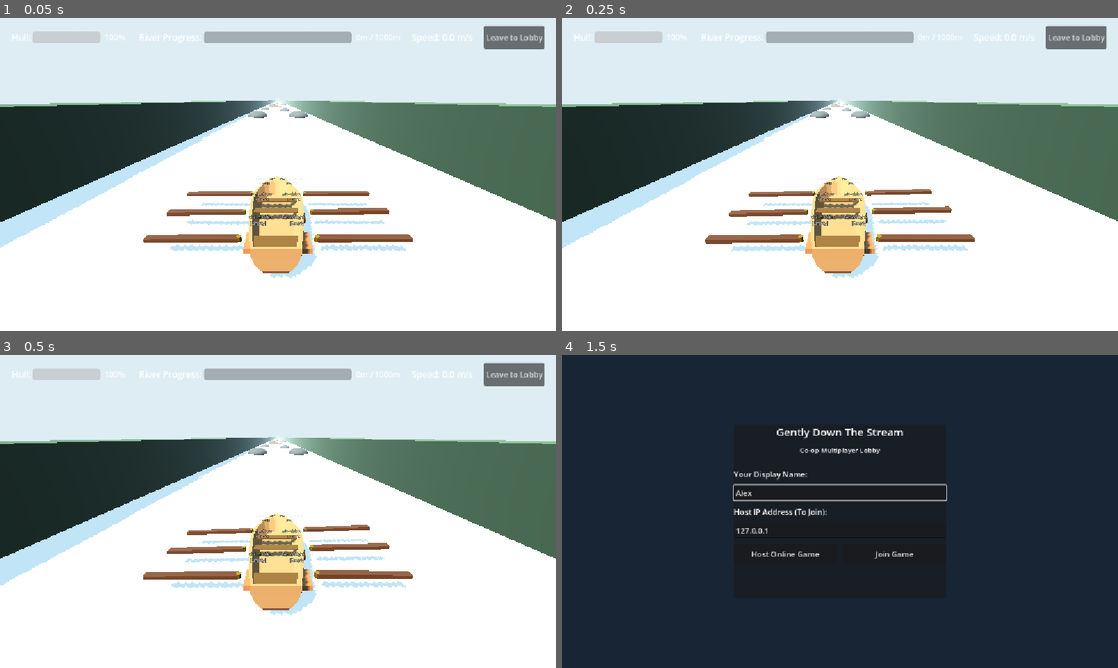
Above: before the commit, frames 1-4 (two rows, left to right).
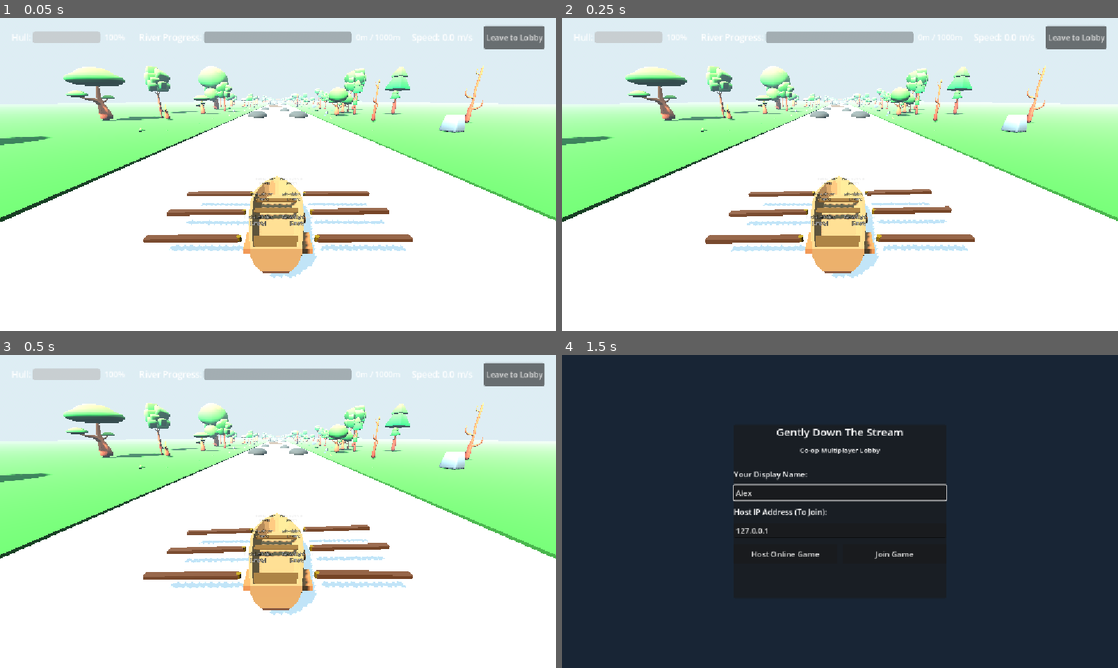
Above: after the commit, the same moments.

Repository: Calpringles/StrathPlay-StrathHack26-team-6
Game: Godot game, scene res://river.tscn
Two runs of this game, one before a commit and one after it. Both use one fixed random seed, a clock stepped at 60 frames per second and the inputs below. This scene is started directly instead of the project's main scene.
Inputs (mouse positions are in pixels of both pictures, inside the frame that each line leads up to):
- Up to frame 1 (0.05 s): no input
- Up to frame 2 (0.25 s): no input
- Up to frame 3 (0.5 s): no input
- Up to frame 4 (1.5 s): click "Leave to Lobby" at 0.5 s; click (840, 492) at 1.27 s; type "Alex" at 1.35 s

The runs differ from the first frame. In frame 1, 23% of the frame differs, in the area x 0-100%, y 15-74%; in frame 2, 23%; in frame 3, 23%; in frame 4, nothing differs.

Commit message:
Create Terrain

Diff:
--- a/gently-down-the-stream/river.gd
+++ b/gently-down-the-stream/river.gd
@@ -48,6 +48,7 @@
 	_create_river_bed_and_water()
 	_create_river_banks()
 	_generate_obstacles()
+	_decorate_banks()
 	_create_finish_line()
 	_create_hud()
 
@@ -170,34 +171,308 @@
 	bed_mesh_inst.position = Vector3(0.0, -1.8, -(RIVER_LENGTH / 2.0))
 	add_child(bed_mesh_inst)
 
+# Mathematical terrain height function so trees, props, and ground mesh share the EXACT same elevation
+func get_ground_height(x: float, z: float) -> float:
+	var dist_from_river = absf(x) - (RIVER_WIDTH / 2.0)
+	if dist_from_river <= 0.0:
+		return 0.0 # River channel stays level with water surface
+
+	# The surrounding banks are intentionally one continuous, flat grass plane.
+	# Keeping this function shared means every decoration is placed on exactly
+	# the same level as the terrain mesh.
+	return 0.12
+
 func _create_river_banks() -> void:
-	# Left and Right canyon banks with colliders
 	var bank_mat: StandardMaterial3D = StandardMaterial3D.new()
-	bank_mat.albedo_color = Color("#3e4a36") # Rocky mossy cliffs
-	bank_mat.roughness = 0.9
+	bank_mat.albedo_color = Color("#42732e") # Lush green grassy landscape
+	bank_mat.roughness = 0.88
 
 	var bank_half_x: float = RIVER_WIDTH / 2.0 # 9.0
-	var bank_thickness: float = 6.0
-	var bank_height: float = 4.0
-
+	const TERRAIN_WIDTH: float = 250.0          # 250m of flat grassland on each side
+	const TERRAIN_X_STEPS: int = 8
+	const TERRAIN_Z_STEPS: int = 80
+	var z_total_len: float = RIVER_LENGTH + 300.0
+
+	# 1. Low shoreline collision boundary so the boat physically stays contained in the river
+	var bank_thickness: float = 4.0
+	var bank_height: float = 0.8
 	for side in [-1.0, 1.0]:
 		var bank_body: StaticBody3D = StaticBody3D.new()
-		bank_body.name = "Bank_Left" if side < 0 else "Bank_Right"
-		bank_body.position = Vector3(side * (bank_half_x + bank_thickness / 2.0), bank_height / 2.0 - 0.5, -(RIVER_LENGTH / 2.0))
+		bank_body.name = "Bank_Collider_Left" if side < 0 else "Bank_Collider_Right"
+		bank_body.position = Vector3(side * (bank_half_x + bank_thickness / 2.0), 0.0, -(RIVER_LENGTH / 2.0))
 		add_child(bank_body)
 
 		var col: CollisionShape3D = CollisionShape3D.new()
 		var col_box: BoxShape3D = BoxShape3D.new()
-		col_box.size = Vector3(bank_thickness, bank_height, RIVER_LENGTH + 200.0)
+		col_box.size = Vector3(bank_thickness, bank_height, z_total_len)
 		col.shape = col_box
 		bank_body.add_child(col)
 
-		var mesh_inst: MeshInstance3D = MeshInstance3D.new()
-		var box_mesh: BoxMesh = BoxMesh.new()
-		box_mesh.size = Vector3(bank_thickness, bank_height, RIVER_LENGTH + 200.0)
-		mesh_inst.mesh = box_mesh
-		mesh_inst.material_override = bank_mat
-		bank_body.add_child(mesh_inst)
+	# 2. Procedural continuous rolling terrain meshes on Left and Right sides
+	for side in [-1.0, 1.0]:
+		var st = SurfaceTool.new()
+		st.begin(Mesh.PRIMITIVE_TRIANGLES)
+		st.set_material(bank_mat)
+
+		for zi in range(TERRAIN_Z_STEPS):
+			var z0 = 50.0 - (float(zi) / float(TERRAIN_Z_STEPS)) * z_total_len
+			var z1 = 50.0 - (float(zi + 1) / float(TERRAIN_Z_STEPS)) * z_total_len
+
+			for xi in range(TERRAIN_X_STEPS):
+				var tx0 = float(xi) / float(TERRAIN_X_STEPS)
+				var tx1 = float(xi + 1) / float(TERRAIN_X_STEPS)
+
+				var x0_dist = bank_half_x + tx0 * TERRAIN_WIDTH
+				var x1_dist = bank_half_x + tx1 * TERRAIN_WIDTH
+
+				var p0_x = side * x0_dist
+				var p1_x = side * x1_dist
+
+				var p00 = Vector3(p0_x, get_ground_height(p0_x, z0), z0)
+				var p10 = Vector3(p1_x, get_ground_height(p1_x, z0), z0)
+				var p01 = Vector3(p0_x, get_ground_height(p0_x, z1), z1)
+				var p11 = Vector3(p1_x, get_ground_height(p1_x, z1), z1)
+
+				var uv00 = Vector2(tx0, z0 * 0.05)
+				var uv10 = Vector2(tx1, z0 * 0.05)
+				var uv01 = Vector2(tx0, z1 * 0.05)
+				var uv11 = Vector2(tx1, z1 * 0.05)
+
+				if side > 0.0:
+					st.set_uv(uv00); st.add_vertex(p00)
+					st.set_uv(uv10); st.add_vertex(p10)
+					st.set_uv(uv01); st.add_vertex(p01)
+
+					st.set_uv(uv10); st.add_vertex(p10)
+					st.set_uv(uv11); st.add_vertex(p11)
+					st.set_uv(uv01); st.add_vertex(p01)
+				else:
+					st.set_uv(uv10); st.add_vertex(p10)
+					st.set_uv(uv00); st.add_vertex(p00)
+					st.set_uv(uv01); st.add_vertex(p01)
+
+					st.set_uv(uv11); st.add_vertex(p11)
+					st.set_uv(uv10); st.add_vertex(p10)
+					st.set_uv(uv01); st.add_vertex(p01)
+
+		st.generate_normals()
+		var terrain_mesh = st.commit()
+		var terrain_inst = MeshInstance3D.new()
+		terrain_inst.name = "Terrain_Left" if side < 0 else "Terrain_Right"
+		terrain_inst.mesh = terrain_mesh
+		terrain_inst.material_override = bank_mat
+		add_child(terrain_inst)
+
+		# Solid flat grass slab. This guarantees the extended bank is visible
+		# from every camera angle, including from below the one-sided terrain
+		# surface generated above.
+		var flat_ground := MeshInstance3D.new()
+		flat_ground.name = "FlatGrassPlane_Left" if side < 0 else "FlatGrassPlane_Right"
+		var flat_mesh := BoxMesh.new()
+		flat_mesh.size = Vector3(TERRAIN_WIDTH, 0.24, z_total_len)
+		flat_ground.mesh = flat_mesh
+		flat_ground.material_override = bank_mat
+		flat_ground.position = Vector3(
+			side * (bank_half_x + TERRAIN_WIDTH * 0.5),
+			0.0,
+			-(RIVER_LENGTH / 2.0)
+		)
+		add_child(flat_ground)
+
+		# Match physics to the generated terrain so props and the boat never pass
+		# through a flat invisible plane beneath the hills.
+		var terrain_body := StaticBody3D.new()
+		terrain_body.name = "TerrainCollision_Left" if side < 0 else "TerrainCollision_Right"
+		var terrain_shape := CollisionShape3D.new()
+		var concave := ConcavePolygonShape3D.new()
+		concave.set_faces(terrain_mesh.get_faces())
+		terrain_shape.shape = concave
+		terrain_body.add_child(terrain_shape)
+		add_child(terrain_body)
+
+func _settle_decoration(inst: Node3D, x: float, z: float) -> void:
+	# Asset pivots are inconsistent: some are at the feet, others at the
+	# mesh centre. Imported FBX files also contain nested transforms, so the
+	# bounds must be measured in world space rather than by local offsets.
+	var lowest := INF
+	var stack: Array[Node] = [inst]
+	while not stack.is_empty():
+		var node: Node = stack.pop_back()
+		if node is MeshInstance3D:
+			var mesh_node := node as MeshInstance3D
+			if mesh_node.mesh != null:
+				var aabb := mesh_node.get_aabb()
+				# Test all eight corners because imported meshes may be rotated.
+				for corner in [
+					Vector3(aabb.position.x, aabb.position.y, aabb.position.z),
+					Vector3(aabb.end.x, aabb.position.y, aabb.position.z),
+					Vector3(aabb.position.x, aabb.end.y, aabb.position.z),
+					Vector3(aabb.end.x, aabb.end.y, aabb.position.z),
+					Vector3(aabb.position.x, aabb.position.y, aabb.end.z),
+					Vector3(aabb.end.x, aabb.position.y, aabb.end.z),
+					Vector3(aabb.position.x, aabb.end.y, aabb.end.z),
+					Vector3(aabb.end.x, aabb.end.y, aabb.end.z)
+				]:
+					lowest = minf(lowest, (mesh_node.global_transform * corner).y)
+		for child in node.get_children():
+			stack.append(child)
+	if lowest == INF:
+		lowest = 0.0
+	# The asset is initially placed at the terrain height. Move its lowest
+	# world-space point onto that same height, leaving a tiny safety margin.
+	inst.position.y += get_ground_height(x, z) - lowest + 0.02
+
+func _decorate_banks() -> void:
+	const ASSET_BASE = "res://Game-Assets/GameWorld-Assets/fbx/"
+	const DECO_SEED: int = 77341
+
+	# --- Asset lists by category ---
+	var tree_assets: Array[String] = [
+		"Tree_1_A_Color1.fbx", "Tree_1_B_Color1.fbx", "Tree_1_C_Color1.fbx",
+		"Tree_2_A_Color1.fbx", "Tree_2_B_Color1.fbx", "Tree_2_C_Color1.fbx",
+		"Tree_2_D_Color1.fbx", "Tree_3_A_Color1.fbx", "Tree_3_B_Color1.fbx",
+		"Tree_4_A_Color1.fbx", "Tree_4_B_Color1.fbx",
+		"Tree_Bare_1_A_Color1.fbx", "Tree_Bare_1_B_Color1.fbx",
+		"Tree_Bare_2_A_Color1.fbx", "Tree_Bare_2_B_Color1.fbx",
+	]
+	var bush_assets: Array[String] = [
+		"Bush_1_A_Color1.fbx", "Bush_1_B_Color1.fbx", "Bush_1_C_Color1.fbx",
+		"Bush_1_D_Color1.fbx", "Bush_2_A_Color1.fbx", "Bush_2_B_Color1.fbx",
+		"Bush_3_A_Color1.fbx", "Bush_3_B_Color1.fbx",
+		"Bush_4_A_Color1.fbx", "Bush_4_B_Color1.fbx",
+	]
+	var rock_assets: Array[String] = [
+		"Rock_1_A_Color1.fbx", "Rock_1_B_Color1.fbx", "Rock_1_C_Color1.fbx",
+		"Rock_1_D_Color1.fbx", "Rock_2_A_Color1.fbx", "Rock_2_B_Color1.fbx",
+		"Rock_2_C_Color1.fbx", "Rock_3_A_Color1.fbx", "Rock_3_B_Color1.fbx",
+		"Rock_3_C_Color1.fbx",
+	]
+	var grass_assets: Array[String] = [
+		"Grass_1_A_Color1.fbx", "Grass_1_B_Color1.fbx",
+		"Grass_2_A_Color1.fbx", "Grass_2_B_Color1.fbx",
+	]
+
+	# Pre-load all assets that actually exist on disk
+	var loaded: Dictionary = {}
+	for arr in [tree_assets, bush_assets, rock_assets, grass_assets]:
+		for filename in arr:
+			var path = ASSET_BASE + filename
+			if not loaded.has(filename) and ResourceLoader.exists(path):
+				loaded[filename] = load(path)
+
+	if loaded.is_empty():
+		push_warning("_decorate_banks: No GameWorld-Assets found at %s" % ASSET_BASE)
+		return
+
+	var deco_root: Node3D = Node3D.new()
+	deco_root.name = "BankDecoration"
+	add_child(deco_root)
+
+	var rng: RandomNumberGenerator = RandomNumberGenerator.new()
+	rng.seed = DECO_SEED
+
+	# River half-width is 9m. Banks start just outside that.
+	# Left bank is at X < -9, Right bank is at X > 9
+	# We place decoration in rows stepping down Z (downstream = -Z)
+	const BANK_START_X: float = 10.5    # Edge of water channel
+	const BANK_NEAR_X: float = 14.0     # Close shoreline strip (bushes/grass/small rocks)
+	const BANK_MID_X: float = 22.0      # Mid-bank (main trees and rocks)
+	const BANK_FAR_X: float = 36.0      # Far hillside (tall trees)
+	const Z_START: float = 20.0         # Start decorating 20m in front of spawn
+	const Z_STEP_NEAR: float = 8.0      # Spacing for close shoreline items
+	const Z_STEP_MID: float = 14.0      # Spacing for mid-bank trees
+	const Z_STEP_FAR: float = 22.0      # Spacing for far hill trees
+
+	for side_sign in [-1.0, 1.0]:
+		var z: float = -Z_START
+
+		# --- NEAR SHORELINE: grass tufts and small rocks hugging the water ---
+		z = -Z_START
+		while z > -(RIVER_LENGTH - 30.0):
+			var category = rng.randi_range(0, 2)
+			var asset_name: String = ""
+			if category == 0:
+				# Grass tuft
+				asset_name = grass_assets[rng.randi_range(0, grass_assets.size() - 1)]
+			elif category == 1:
+				# Small bush right at the waterline
+				asset_name = bush_assets[rng.randi_range(0, 3)]  # Bush_1 variety
+			else:
+				# Small shoreline rock
+				asset_name = rock_assets[rng.randi_range(0, rock_assets.size() - 1)]
+
+			if loaded.has(asset_name):
+				var inst: Node3D = (loaded[asset_name] as PackedScene).instantiate()
+				var x_pos = side_sign * rng.randf_range(BANK_START_X, BANK_NEAR_X)
+				var ground_y = get_ground_height(x_pos, z)
+				inst.position = Vector3(x_pos, ground_y, z)
+				inst.rotation_degrees.y = rng.randf_range(0.0, 360.0)
+				var scl = rng.randf_range(0.55, 1.0)
+				inst.scale = Vector3(scl, scl, scl)
+				deco_root.add_child(inst)
+				_settle_decoration(inst, x_pos, z)
+
+			z -= Z_STEP_NEAR + rng.randf_range(-2.0, 2.0)
+
+		# --- MID BANK: main trees, larger bushes, and boulders ---
+		z = -Z_START
+		while z > -(RIVER_LENGTH - 30.0):
+			var category = rng.randi_range(0, 3)
+			var asset_name: String = ""
+			if category == 0 or category == 1:
+				# Leafy tree (most common)
+				asset_name = tree_assets[rng.randi_range(0, tree_assets.size() - 1)]
+			elif category == 2:
+				# Dense bush cluster
+				asset_name = bush_assets[rng.randi_range(0, bush_assets.size() - 1)]
+			else:
+				# Mid-size boulder
+				asset_name = rock_assets[rng.randi_range(0, rock_assets.size() - 1)]
+
+			if loaded.has(asset_name):
+				var inst: Node3D = (loaded[asset_name] as PackedScene).instantiate()
+				var x_pos = side_sign * rng.randf_range(BANK_NEAR_X, BANK_MID_X)
+				var ground_y = get_ground_height(x_pos, z)
+				inst.position = Vector3(x_pos, ground_y, z)
+				inst.rotation_degrees.y = rng.randf_range(0.0, 360.0)
+				var scl = rng.randf_range(0.9, 1.5)
+				inst.scale = Vector3(scl, scl, scl)
+				deco_root.add_child(inst)
+				_settle_decoration(inst, x_pos, z)
+
+			# Occasionally add a second tree right next to the first (tree cluster)
+			if rng.randf() < 0.35:
+				var twin_name = tree_assets[rng.randi_range(0, tree_assets.size() - 1)]
+				if loaded.has(twin_name):
+					var twin: Node3D = (loaded[twin_name] as PackedScene).instantiate()
+					var twin_z = z + rng.randf_range(-4.0, 4.0)
+					var x_twin = side_sign * rng.randf_range(BANK_NEAR_X + 2.0, BANK_MID_X + 4.0)
+					var twin_ground_y = get_ground_height(x_twin, twin_z)
+					twin.position = Vector3(x_twin, twin_ground_y, twin_z)
+					twin.rotation_degrees.y = rng.randf_range(0.0, 360.0)
+					var scl2 = rng.randf_range(0.8, 1.3)
+					twin.scale = Vector3(scl2, scl2, scl2)
+					deco_root.add_child(twin)
+					_settle_decoration(twin, x_twin, twin_z)
+
+			z -= Z_STEP_MID + rng.randf_range(-3.0, 3.0)
+
+		# --- FAR HILLSIDE: tall trees creating a dense horizon silhouette ---
+		z = -Z_START * 0.5
+		while z > -(RIVER_LENGTH - 20.0):
+			var asset_name = tree_assets[rng.randi_range(0, tree_assets.size() - 1)]
+			if loaded.has(asset_name):
+				var inst: Node3D = (loaded[asset_name] as PackedScene).instantiate()
+				var x_pos = side_sign * rng.randf_range(BANK_MID_X, BANK_FAR_X)
+				var ground_y = get_ground_height(x_pos, z)
+				inst.position = Vector3(x_pos, ground_y, z)
+				inst.rotation_degrees.y = rng.randf_range(0.0, 360.0)
+				var scl = rng.randf_range(1.4, 2.2)
+				inst.scale = Vector3(scl, scl, scl)
+				deco_root.add_child(inst)
+				_settle_decoration(inst, x_pos, z)
+
+			z -= Z_STEP_FAR + rng.randf_range(-4.0, 4.0)
 
 func _generate_obstacles() -> void:
 	var rng: RandomNumberGenerator = RandomNumberGenerator.new()
--- a/gently-down-the-stream/river.tscn
+++ b/gently-down-the-stream/river.tscn
@@ -38,7 +38,7 @@
 transform = Transform3D(1, 0, 0, 0, 0.939693, 0.34202, 0, -0.34202, 0.939693, 0, 3.5, 5.2)
 current = true
 
-[node name="MultiplayerSynchronizer" type="MultiplayerSynchronizer" parent="Boat"]
+[node name="MultiplayerSynchronizer" type="MultiplayerSynchronizer" parent="Boat" unique_id=627729761]
 replication_config = SubResource("SceneReplicationConfig_boat")
 
 [node name="DirectionalLight3D" type="DirectionalLight3D" parent="." unique_id=1718612270]
Not shown: 1 places in gently-down-the-stream/river.tscn that only renumber resources
